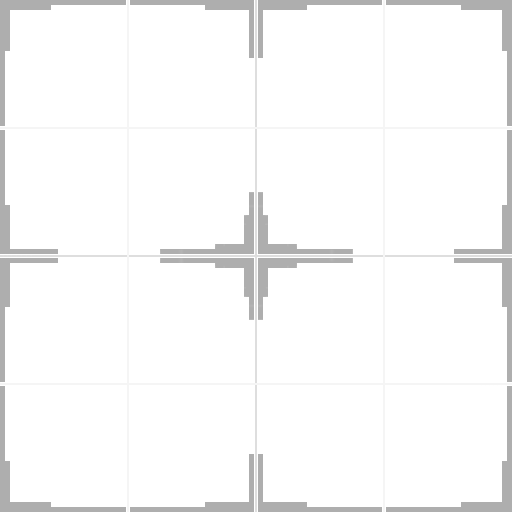
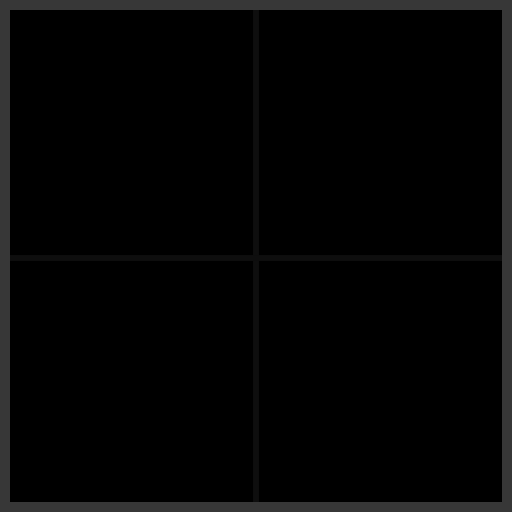
The second 512 x 512 image is a revision of the first. Changes to its layers:
renamed "Extending Lines" to "Photoshop copy", painted on it over [0, 0, 512, 512]
added group "Photoshop" with 54 layers over [0, 0, 512, 512]
added group "Outter Lines" with 2 layers in group "Photoshop" over [0, 0, 512, 512]
added layer "Transparent" (1st of 2, in "Photoshop" › "Outter Lines") (50%) in group "Outter Lines" over [0, 0, 512, 512]
added group "Inner Bold Lines" (25%) with 6 layers in group "Photoshop" over [0, 2, 512, 512]
added group "Transparent" (2nd of 2, in "Photoshop" › "Inner Bold Lines") (50%) with 2 layers in group "Inner Bold Lines" over [0, 2, 512, 512]
added layer "Horizontal Line" (1st of 3, in "Photoshop" › "Inner Bold Lines" › "Transparent") in group "Transparent" over [0, 255, 512, 261]
added layer "Vertical Line" (1st of 3, in "Photoshop" › "Inner Bold Lines" › "Transparent") in group "Transparent" over [253, 2, 259, 512]
renamed "Group 1" to "Bold Inner Lines", hid the group it (4 layers), moved it into group "Photoshop" over [153, 153, 359, 359]
removed layer "Lines copy 4" over [160, 192, 353, 320]
renamed "Lines" to "Adding Outter Lines", hid the group it (8 layers), moved it into group "Photoshop" over [10, 10, 502, 502]
removed layer "Patch 01 Flat" over [0, 0, 512, 512]
renamed "Patch 01" to "Name Removing", hid the group it (4 layers), moved it into group "Photoshop" over [0, 1, 512, 509]
added layer "Layer 6" in group "Photoshop" over [0, 0, 512, 512]
renamed "Layer 0" to "Original", hid it, moved it into group "Photoshop" over [0, 0, 512, 512]
